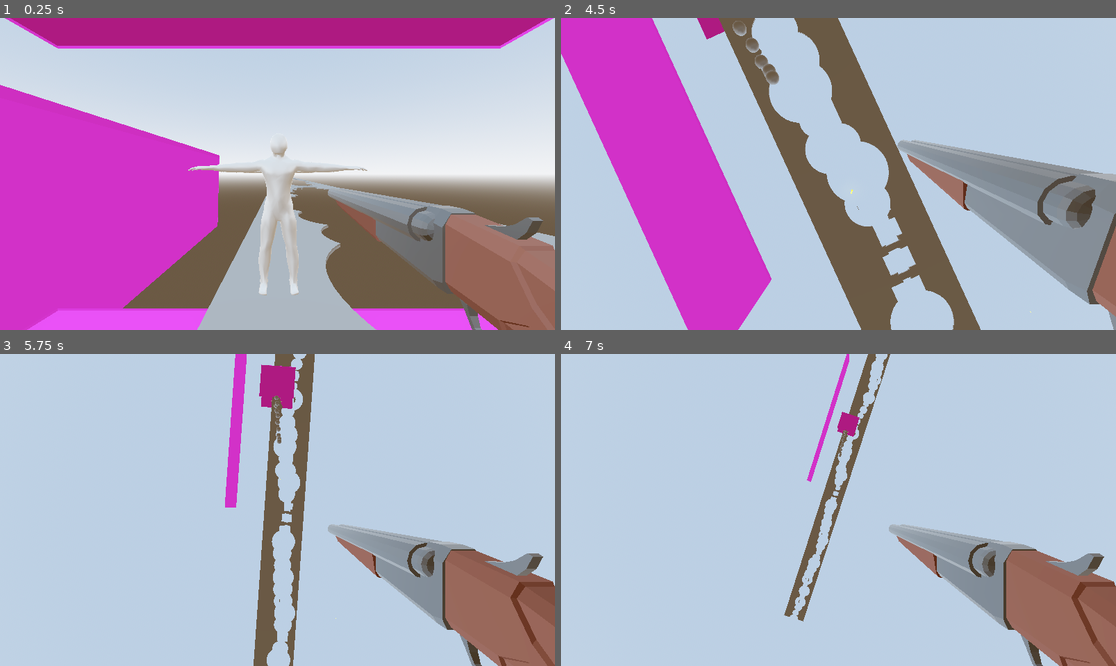
Above: before the commit, frames 1-4 (two rows, left to right).
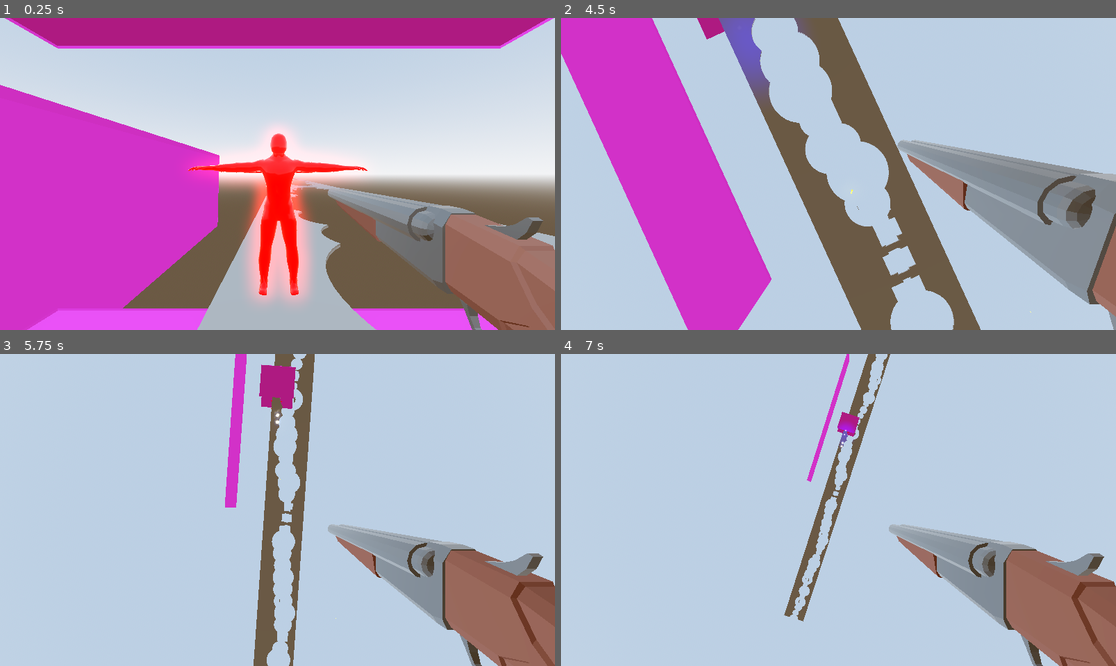
Above: after the commit, the same moments.

Repository: Games4Doritos/UWAGameJam2
Game: Godot game, scene res://Scenes/world.tscn
Same seed, same stepped clock (60 frames per second), same inputs: the game is played once before the commit and once after it. This scene is started directly instead of the project's main scene.
Inputs (mouse positions are in pixels of both pictures, inside the frame that each line leads up to):
- Up to frame 1 (0.25 s): no input
- Up to frame 2 (4.5 s): move the mouse to (866, 174) at 0.52 s; hold Shift (run) 0.53-1.28 s; hold W (forward) from 0.53 s (still down); click (866, 174) at 0.67 s; tap Space (jump) at 0.77, 1.52, 3.02, 3.77 s; move the mouse to (810, 174) at 1.27 s; click (810, 174) at 1.35 s; move the mouse to (849, 167) at 2.02 s; hold Shift (run) 2.03-2.78 s; move the mouse to (832, 180) at 2.77 s; click (832, 180) at 2.85 s; move the mouse to (877, 177) at 3.52 s; hold Shift (run) 3.53-4.28 s; move the mouse to (794, 170) at 4.27 s; click (794, 170) at 4.35 s
- Up to frame 3 (5.75 s): keep holding W (forward); tap Space (jump) at 4.52 s; move the mouse to (283, 510) at 5.02 s; hold Shift (run) from 5.03 s (still down); click (283, 510) at 5.17 s
- Up to frame 4 (7 s): move the mouse to (816, 503) at 5.77 s; release W (forward) at 5.78 s; release Shift (run) at 5.78 s; hold D (right) 5.78-6.53 s; click (816, 503) at 5.85 s; tap Space (jump) at 6.02, 6.77 s; move the mouse to (866, 510) at 6.52 s; hold W (forward) from 6.53 s (still down); hold Shift (run) from 6.53 s (still down)

The runs differ from the first frame. In frame 1, 6.8% of the frame differs, in the area x 33-67%, y 34-92%; in frame 2, 1.4%; in frame 3, 0.1%; in frame 4, 0.1%.

Commit message:
feat: Enemy Projectile particle effects.
- Added Particle effects to the enemy projectile.
- Made the enemy a red glowy colour.

Diff:
--- a/Scenes/electric_ball.tscn
+++ b/Scenes/electric_ball.tscn
@@ -1,10 +1,204 @@
-[gd_scene load_steps=4 format=3 uid="uid://bc8spy6dxtpy4"]
+[gd_scene load_steps=43 format=3 uid="uid://bc8spy6dxtpy4"]
 
 [ext_resource type="Script" uid="uid://durrpj3kdq0wb" path="res://electric_ball.gd" id="1_l0aqu"]
+[ext_resource type="Texture2D" uid="uid://b44ojak7pi0qk" path="res://textures/circle_01.png" id="2_ryokf"]
+[ext_resource type="Texture2D" uid="uid://o7smp78lwvtr" path="res://textures/spark_02.png" id="3_tqevk"]
+[ext_resource type="Texture2D" uid="uid://byvc0eddfex4p" path="res://textures/magic_05.png" id="4_tqevk"]
+[ext_resource type="Texture2D" uid="uid://d0fvlqqiykf8n" path="res://textures/spark_04.png" id="5_qrt7k"]
 
 [sub_resource type="SphereShape3D" id="SphereShape3D_g753j"]
 
 [sub_resource type="SphereMesh" id="SphereMesh_aj036"]
+
+[sub_resource type="Gradient" id="Gradient_qrt7k"]
+offsets = PackedFloat32Array(0, 0.5377358, 1)
+colors = PackedColorArray(1, 1, 1, 0, 1, 1, 1, 1, 1, 1, 1, 0)
+
+[sub_resource type="GradientTexture1D" id="GradientTexture1D_pc6ia"]
+gradient = SubResource("Gradient_qrt7k")
+use_hdr = true
+
+[sub_resource type="Curve" id="Curve_xt7xx"]
+_data = [Vector2(0, 0.50561804), 0.0, 0.0, 0, 0, Vector2(0.50757575, 0.73033714), 0.0, 0.0, 0, 0, Vector2(1, 1), 0.0, 0.0, 0, 0]
+point_count = 3
+
+[sub_resource type="CurveTexture" id="CurveTexture_5h7mp"]
+curve = SubResource("Curve_xt7xx")
+
+[sub_resource type="ParticleProcessMaterial" id="ParticleProcessMaterial_hw0l1"]
+gravity = Vector3(0, 0, 0)
+scale_min = 3.0
+scale_max = 3.0
+scale_curve = SubResource("CurveTexture_5h7mp")
+color = Color(0, 0.22745098, 1, 1)
+color_ramp = SubResource("GradientTexture1D_pc6ia")
+
+[sub_resource type="StandardMaterial3D" id="StandardMaterial3D_oqaln"]
+transparency = 1
+blend_mode = 1
+shading_mode = 0
+vertex_color_use_as_albedo = true
+albedo_texture = ExtResource("2_ryokf")
+billboard_mode = 3
+billboard_keep_scale = true
+particles_anim_h_frames = 1
+particles_anim_v_frames = 1
+particles_anim_loop = false
+
+[sub_resource type="QuadMesh" id="QuadMesh_oc1qp"]
+material = SubResource("StandardMaterial3D_oqaln")
+
+[sub_resource type="Curve" id="Curve_rrk1f"]
+_limits = [-360.0, 360.0, 0.0, 1.0]
+_data = [Vector2(0, 327.64047), 0.0, 0.0, 0, 0, Vector2(1, 360), 0.0, 0.0, 0, 0]
+point_count = 2
+
+[sub_resource type="CurveTexture" id="CurveTexture_kqtrs"]
+curve = SubResource("Curve_rrk1f")
+
+[sub_resource type="Gradient" id="Gradient_ryokf"]
+offsets = PackedFloat32Array(0, 0.5, 1)
+colors = PackedColorArray(0, 0, 0, 0, 0.5, 0.5, 0.5, 1, 1, 1, 1, 0)
+
+[sub_resource type="GradientTexture1D" id="GradientTexture1D_tqevk"]
+gradient = SubResource("Gradient_ryokf")
+use_hdr = true
+
+[sub_resource type="Curve" id="Curve_vbjuu"]
+_data = [Vector2(0, 0.49438208), 0.0, 0.0, 0, 0, Vector2(1, 1), 0.0, 0.0, 0, 0]
+point_count = 2
+
+[sub_resource type="CurveTexture" id="CurveTexture_ha4hq"]
+curve = SubResource("Curve_vbjuu")
+
+[sub_resource type="ParticleProcessMaterial" id="ParticleProcessMaterial_hsacr"]
+angle_min = 1.0000107
+angle_max = 360.00003
+angle_curve = SubResource("CurveTexture_kqtrs")
+gravity = Vector3(0, 0, 0)
+scale_max = 2.0
+scale_curve = SubResource("CurveTexture_ha4hq")
+color_ramp = SubResource("GradientTexture1D_tqevk")
+
+[sub_resource type="StandardMaterial3D" id="StandardMaterial3D_5fmxo"]
+transparency = 1
+blend_mode = 1
+shading_mode = 0
+vertex_color_use_as_albedo = true
+albedo_texture = ExtResource("3_tqevk")
+billboard_mode = 3
+billboard_keep_scale = true
+particles_anim_h_frames = 1
+particles_anim_v_frames = 1
+particles_anim_loop = false
+
+[sub_resource type="QuadMesh" id="QuadMesh_g5k54"]
+material = SubResource("StandardMaterial3D_5fmxo")
+
+[sub_resource type="Gradient" id="Gradient_tqevk"]
+offsets = PackedFloat32Array(0, 0.4716981, 1)
+colors = PackedColorArray(0, 0, 0, 0, 0.4716981, 0.4716981, 0.4716981, 1, 1, 1, 1, 0)
+
+[sub_resource type="GradientTexture1D" id="GradientTexture1D_qrt7k"]
+gradient = SubResource("Gradient_tqevk")
+
+[sub_resource type="ParticleProcessMaterial" id="ParticleProcessMaterial_qrt7k"]
+gravity = Vector3(0, 0, 0)
+color_ramp = SubResource("GradientTexture1D_qrt7k")
+
+[sub_resource type="StandardMaterial3D" id="StandardMaterial3D_pc6ia"]
+transparency = 1
+blend_mode = 1
+shading_mode = 0
+vertex_color_use_as_albedo = true
+albedo_texture = ExtResource("4_tqevk")
+billboard_mode = 1
+billboard_keep_scale = true
+
+[sub_resource type="QuadMesh" id="QuadMesh_xt7xx"]
+material = SubResource("StandardMaterial3D_pc6ia")
+
+[sub_resource type="Gradient" id="Gradient_pc6ia"]
+offsets = PackedFloat32Array(0, 0.4811321, 1)
+colors = PackedColorArray(0, 0, 0, 0, 0.4811321, 0.4811321, 0.4811321, 1, 1, 1, 1, 0)
+
+[sub_resource type="GradientTexture1D" id="GradientTexture1D_xt7xx"]
+gradient = SubResource("Gradient_pc6ia")
+
+[sub_resource type="Curve" id="Curve_5h7mp"]
+_data = [Vector2(0, 0.516854), 0.0, 0.0, 0, 0, Vector2(1, 1), 0.0, 0.0, 0, 0]
+point_count = 2
+
+[sub_resource type="CurveTexture" id="CurveTexture_hw0l1"]
+curve = SubResource("Curve_5h7mp")
+
+[sub_resource type="ParticleProcessMaterial" id="ParticleProcessMaterial_oqaln"]
+emission_shape = 1
+emission_sphere_radius = 1.0
+direction = Vector3(0, 0, 0)
+spread = 180.0
+initial_velocity_min = 0.099999994
+initial_velocity_max = 1.1999999
+gravity = Vector3(0, 0, 0)
+scale_min = 0.049999997
+scale_max = 0.099999994
+scale_curve = SubResource("CurveTexture_hw0l1")
+color = Color(0, 0, 1, 1)
+color_ramp = SubResource("GradientTexture1D_xt7xx")
+
+[sub_resource type="StandardMaterial3D" id="StandardMaterial3D_oc1qp"]
+transparency = 1
+blend_mode = 1
+shading_mode = 0
+vertex_color_use_as_albedo = true
+albedo_color = Color(0, 0, 1, 1)
+albedo_texture = ExtResource("4_tqevk")
+billboard_mode = 3
+billboard_keep_scale = true
+particles_anim_h_frames = 1
+particles_anim_v_frames = 1
+particles_anim_loop = false
+
+[sub_resource type="QuadMesh" id="QuadMesh_rrk1f"]
+material = SubResource("StandardMaterial3D_oc1qp")
+
+[sub_resource type="Gradient" id="Gradient_kqtrs"]
+offsets = PackedFloat32Array(0, 0.49056605, 1)
+colors = PackedColorArray(0, 0, 0, 0, 0.49056605, 0.49056605, 0.49056605, 1, 1, 1, 1, 0)
+
+[sub_resource type="GradientTexture1D" id="GradientTexture1D_vbjuu"]
+gradient = SubResource("Gradient_kqtrs")
+
+[sub_resource type="Curve" id="Curve_ha4hq"]
+_data = [Vector2(0, 0.50561804), 0.0, 0.0, 0, 0, Vector2(1, 1), 0.0, 0.0, 0, 0]
+point_count = 2
+
+[sub_resource type="CurveTexture" id="CurveTexture_hsacr"]
+curve = SubResource("Curve_ha4hq")
+
+[sub_resource type="ParticleProcessMaterial" id="ParticleProcessMaterial_5fmxo"]
+angle_min = 1.0000107
+angle_max = 360.00003
+spread = 180.0
+gravity = Vector3(0, 0, 0)
+scale_max = 5.0
+scale_curve = SubResource("CurveTexture_hsacr")
+color_ramp = SubResource("GradientTexture1D_vbjuu")
+
+[sub_resource type="StandardMaterial3D" id="StandardMaterial3D_g5k54"]
+transparency = 1
+blend_mode = 1
+shading_mode = 0
+vertex_color_use_as_albedo = true
+albedo_texture = ExtResource("5_qrt7k")
+billboard_mode = 3
+billboard_keep_scale = true
+particles_anim_h_frames = 1
+particles_anim_v_frames = 1
+particles_anim_loop = false
+
+[sub_resource type="QuadMesh" id="QuadMesh_qkj5a"]
+material = SubResource("StandardMaterial3D_g5k54")
 
 [node name="ElectricBall" type="Area3D"]
 script = ExtResource("1_l0aqu")
@@ -13,6 +207,45 @@
 shape = SubResource("SphereShape3D_g753j")
 
 [node name="MeshInstance3D" type="MeshInstance3D" parent="."]
+visible = false
 mesh = SubResource("SphereMesh_aj036")
 
+[node name="ElectricOrb" type="Node3D" parent="."]
+
+[node name="rings" type="GPUParticles3D" parent="ElectricOrb"]
+amount = 3
+lifetime = 4.0
+local_coords = true
+process_material = SubResource("ParticleProcessMaterial_hw0l1")
+draw_pass_1 = SubResource("QuadMesh_oc1qp")
+
+[node name="beam" type="GPUParticles3D" parent="ElectricOrb"]
+amount = 50
+lifetime = 2.0
+local_coords = true
+process_material = SubResource("ParticleProcessMaterial_hsacr")
+draw_pass_1 = SubResource("QuadMesh_g5k54")
+
+[node name="core" type="GPUParticles3D" parent="ElectricOrb"]
+amount = 15
+process_material = SubResource("ParticleProcessMaterial_qrt7k")
+draw_pass_1 = SubResource("QuadMesh_xt7xx")
+
+[node name="Particles" type="GPUParticles3D" parent="ElectricOrb"]
+amount = 200
+lifetime = 2.0
+process_material = SubResource("ParticleProcessMaterial_oqaln")
+draw_pass_1 = SubResource("QuadMesh_rrk1f")
+
+[node name="electricParticles" type="GPUParticles3D" parent="ElectricOrb"]
+amount = 10
+lifetime = 2.0
+process_material = SubResource("ParticleProcessMaterial_5fmxo")
+draw_pass_1 = SubResource("QuadMesh_qkj5a")
+
+[node name="OmniLight3D" type="OmniLight3D" parent="ElectricOrb"]
+light_color = Color(0, 0, 1, 1)
+omni_range = 7.0
+omni_attenuation = 0.417
+
 [connection signal="body_entered" from="." to="." method="_on_body_entered"]
--- a/Scenes/enemy.tscn
+++ b/Scenes/enemy.tscn
@@ -1,7 +1,16 @@
-[gd_scene load_steps=25 format=3 uid="uid://08c42j810hqm"]
+[gd_scene load_steps=26 format=3 uid="uid://08c42j810hqm"]
 
 [ext_resource type="PackedScene" uid="uid://btsu5cw0gbxlu" path="res://Models/Animated Character Base.glb" id="1_hghv2"]
 [ext_resource type="Script" uid="uid://lbnyr22nabrt" path="res://Scenes/enemy.gd" id="2_1f0kj"]
+
+[sub_resource type="StandardMaterial3D" id="StandardMaterial3D_1f0kj"]
+albedo_color = Color(1, 0, 0, 1)
+metallic = 1.0
+metallic_specular = 1.0
+roughness = 0.0
+emission_enabled = true
+emission = Color(0.9254902, 0, 0, 1)
+emission_energy_multiplier = 8.17
 
 [sub_resource type="CapsuleShape3D" id="CapsuleShape3D_hghv2"]
 radius = 0.014901446
@@ -93,6 +102,9 @@
 
 [node name="Root Scene" instance=ExtResource("1_hghv2")]
 script = ExtResource("2_1f0kj")
+
+[node name="Cube_001" parent="RootNode/Skeleton3D" index="13"]
+surface_material_override/0 = SubResource("StandardMaterial3D_1f0kj")
 
 [node name="PhysicalBoneSimulator3D" type="PhysicalBoneSimulator3D" parent="RootNode/Skeleton3D" index="14"]
 
@@ -397,11 +409,11 @@
 shape = SubResource("CapsuleShape3D_287tu")
 
 [node name="Physical Bone mixamorig_Neck" type="PhysicalBone3D" parent="RootNode/Skeleton3D/PhysicalBoneSimulator3D" index="4"]
-transform = Transform3D(-1, 9.3311095e-17, 1.459049e-16, -1.2246469e-16, 0.2147305, -0.97667336, -1.2246469e-16, -0.97667336, -0.2147305, 0.010082372, 2.2031326, -0.0059332643)
+transform = Transform3D(-1, 9.3311095e-17, 1.459049e-16, -1.2246469e-16, 0.2147305, -0.97667336, -1.2246469e-16, -0.97667336, -0.2147305, 0.010082372, 2.2031326, -0.0059506968)
 collision_layer = 2
 joint_type = 5
-joint_offset = Transform3D(1, 0, 0, 0, 1, 0, 0, 0, 1, 6.493076e-25, -0.00015059393, 0.043609153)
-body_offset = Transform3D(-1, 0, 1.4889251e-23, 0, 0.2147305, -0.97667336, 0, -0.97667336, -0.2147305, 0, 0.042624235, 0.009217135)
+joint_offset = Transform3D(1, 0, 0, 0, 1, 0, 0, 0, 1, 6.492519e-25, -0.00016761944, 0.043605413)
+body_offset = Transform3D(-1, 0, 1.4889251e-23, 0, 0.2147305, -0.97667336, 0, -0.97667336, -0.2147305, 0, 0.042624235, 0.009199702)
 bone_name = "mixamorig_Neck"
 joint_constraints/x/linear_limit_enabled = true
 joint_constraints/x/linear_limit_upper = 0.0
@@ -707,11 +719,11 @@
 shape = SubResource("CapsuleShape3D_vh8xy")
 
 [node name="Physical Bone mixamorig_LeftUpLeg" type="PhysicalBone3D" parent="RootNode/Skeleton3D/PhysicalBoneSimulator3D" index="12"]
-transform = Transform3D(-0.9965967, 1.013401e-07, -0.08243225, -0.082432, 0.0024360176, 0.9965937, 0.0002009074, 0.999997, -0.0024277188, 0.19261594, 1.0286961, -0.0036715316)
+transform = Transform3D(-0.9965967, 1.013401e-07, -0.08243225, -0.082432, 0.0024360176, 0.9965937, 0.0002009074, 0.999997, -0.0024277188, 0.19261594, 1.0286961, -0.0036671734)
 collision_layer = 2
 joint_type = 2
-joint_offset = Transform3D(1, 0, 0, 0, 1, 0, 0, 0, 1, 2.9445178e-07, -4.67555e-05, 0.30517706)
-body_offset = Transform3D(1, -1.0099029e-07, 1.1687405e-08, 3.4606273e-09, 8.1490725e-09, -1.0000001, 1.0099029e-07, 1.0000001, 7.916242e-09, -2.9802322e-07, 0.3051771, 4.675309e-05)
+joint_offset = Transform3D(1, 0, 0, 0, 1, 0, 0, 0, 1, 2.9445133e-07, -5.1113624e-05, 0.30517706)
+body_offset = Transform3D(1, -1.0099029e-07, 1.1687405e-08, 3.4606273e-09, 8.1490725e-09, -1.0000001, 1.0099029e-07, 1.0000001, 7.916242e-09, -2.9802322e-07, 0.3051771, 5.1111216e-05)
 bone_name = "mixamorig_LeftUpLeg"
 joint_constraints/swing_span = 45.0
 joint_constraints/twist_span = 0.0
@@ -724,11 +736,11 @@
 shape = SubResource("CapsuleShape3D_ve8xs")
 
 [node name="Physical Bone mixamorig_LeftLeg" type="PhysicalBone3D" parent="RootNode/Skeleton3D/PhysicalBoneSimulator3D" index="13"]
-transform = Transform3D(-0.9977162, 7.265841e-05, -0.067545794, -0.06754562, 0.0013993804, 0.99771523, 0.00016701463, 0.9999991, -0.0013912767, 0.23927768, 0.41173577, -0.0024842247)
+transform = Transform3D(-0.99771625, 7.3013995e-05, -0.0675449, -0.06754473, 0.0013993803, 0.9977153, 0.00016736815, 0.9999991, -0.0013912527, 0.23927768, 0.41173577, -0.0024798666)
 collision_layer = 2
 joint_type = 2
-joint_offset = Transform3D(1, 0, 0, 0, 1, 0, 0, 0, 1, 0.00032666014, -5.698076e-05, 0.31356436)
-body_offset = Transform3D(1, -2.4718465e-06, 9.494059e-09, 1.4196928e-09, 1.4458783e-07, -1.0000001, 2.4718174e-06, 1.0000001, 1.4447141e-07, -0.00032666326, 0.3135644, 5.693466e-05)
+joint_offset = Transform3D(1, 0, 0, 0, 1, 0, 0, 0, 1, 0.0003269381, -6.1346596e-05, 0.31356436)
+body_offset = Transform3D(1, -2.8265931e-06, -8.771211e-07, -8.921581e-07, 1.686858e-07, -1.0000001, 2.8265786e-06, 1.0000001, 1.686858e-07, -0.00032666326, 0.3135644, 6.129278e-05)
 bone_name = "mixamorig_LeftLeg"
 joint_constraints/swing_span = 45.0
 joint_constraints/twist_span = 0.0
@@ -816,11 +828,11 @@
 shape = SubResource("CapsuleShape3D_c1gwg")
 
 [node name="Physical Bone mixamorig_RightUpLeg" type="PhysicalBone3D" parent="RootNode/Skeleton3D/PhysicalBoneSimulator3D" index="15"]
-transform = Transform3D(-0.9965967, -1.6110035e-06, 0.082432695, 0.08243263, -0.0012337534, 0.9965959, 0.00010009609, 0.9999992, 0.0012296874, -0.1724508, 1.0286975, -0.0035341387)
+transform = Transform3D(-0.9965967, -1.7476527e-06, 0.08243269, 0.08243263, -0.0012337533, 0.9965959, 9.99599e-05, 0.9999992, 0.0012296984, -0.1724508, 1.0286975, -0.0035341387)
 collision_layer = 2
 joint_type = 2
-joint_offset = Transform3D(1, 0, 0, 0, 1, 0, 0, 0, 1, 6.870028e-08, -4.352051e-08, 0.3051749)
-body_offset = Transform3D(0.9999998, 1.6047125e-06, -2.2511745e-07, -2.1993019e-07, 1.4225952e-07, -0.99999976, -1.6046979e-06, 1, 1.4260877e-07, 0, 0.30517483, 0)
+joint_offset = Transform3D(1, 0, 0, 0, 1, 0, 0, 0, 1, 6.642622e-08, -4.689557e-08, 0.3051749)
+body_offset = Transform3D(0.9999998, 1.7409111e-06, -2.1766574e-07, -2.1976273e-07, 1.534354e-07, -0.99999976, -1.7408893e-06, 1, 1.5366822e-07, 0, 0.30517483, 0)
 bone_name = "mixamorig_RightUpLeg"
 joint_constraints/swing_span = 45.0
 joint_constraints/twist_span = 0.0
@@ -951,6 +963,7 @@
 shape = SubResource("CapsuleShape3D_bwheg")
 
 [node name="Timer" type="Timer" parent="." index="3"]
+wait_time = 3.0
 autostart = true
 
 [connection signal="area_entered" from="Area3D" to="." method="_on_area_3d_area_entered"]
Binary file added: textures/circle_01.png
Not shown, added: textures/circle_01.png.import
Binary file added: textures/magic_05.png
Not shown, added: textures/magic_05.png.import
Binary file added: textures/spark_02.png
Not shown, added: textures/spark_02.png.import
Binary file added: textures/spark_04.png
Not shown, added: textures/spark_04.png.import
